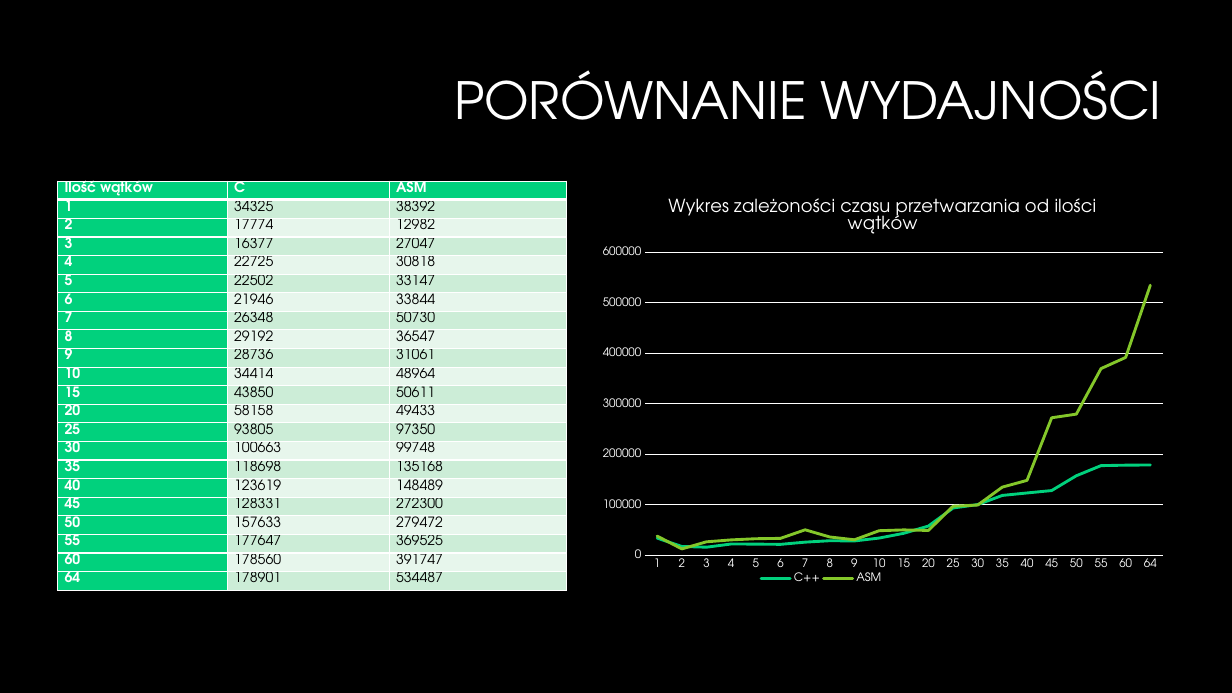
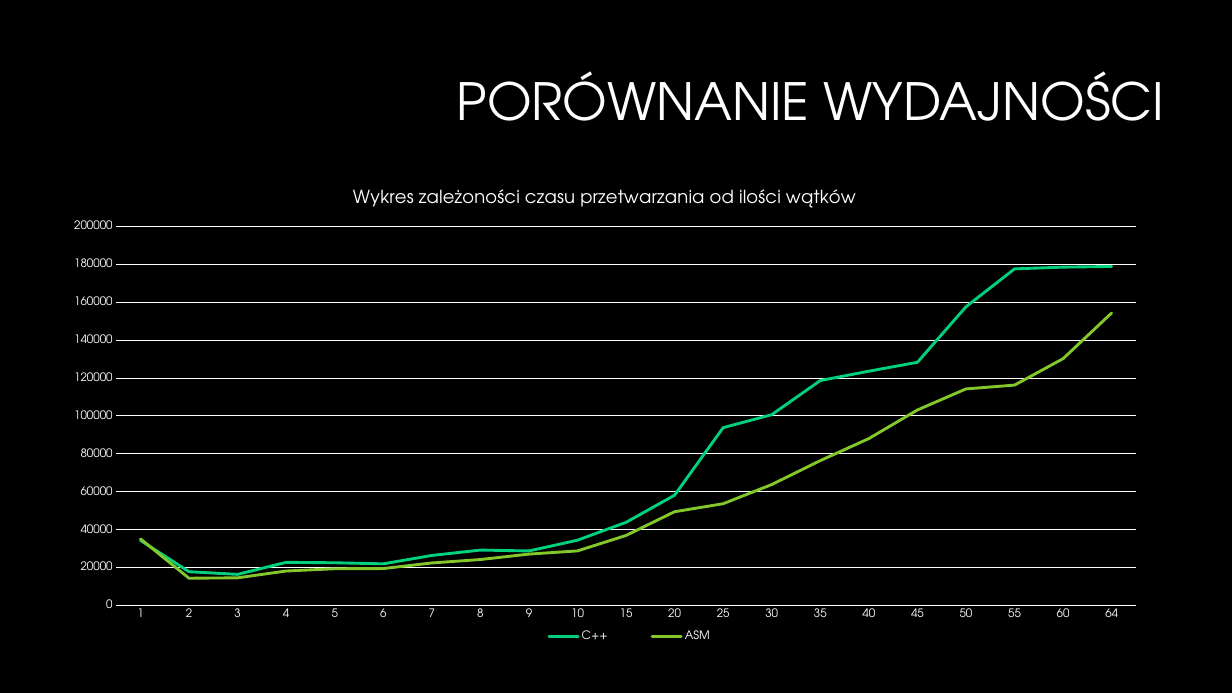
Before and after one commit to paulinaurbas/JAProjekt, a slide deck: slide 7 of Negatyw.pptx (slide 6 before the commit). Drawn at 1232x693 pixels with LibreOffice and Linux fonts; fonts in the diff are those of the drawing; background and template pictures are left out. Boxes give left, top, right and bottom in pixels: in the first picture for what was removed or moved away, otherwise in the second. Text is boxed around its words. In the diff, an @@ line names an element or a change of style, - is before the commit and + after.

```diff
--- a/Negatyw.pptx
+++ b/Negatyw.pptx
@@ line chart at <box>52,170,1158,653</box> @@
-C++: 30000, 20000, 20000, 20000, 20000, 20000, 30000, 30000, 30000, 30000, 40000, 60000, 90000, 100000, 120000, 120000, 130000, 160000, 180000, 180000, 180000
+C++: 34000, 18000, 16000, 23000, 23000, 22000, 26000, 29000, 29000, 34000, 44000, 58000, 94000, 101000, 119000, 124000, 128000, 158000, 178000, 179000, 179000
-ASM: 40000, 10000, 30000, 30000, 30000, 30000, 50000, 40000, 30000, 50000, 50000, 50000, 100000, 100000, 140000, 150000, 270000, 280000, 370000, 390000, 530000
+ASM: 35000, 14000, 15000, 18000, 19000, 19000, 22000, 24000, 27000, 29000, 37000, 49000, 54000, 64000, 76000, 88000, 103000, 114000, 116000, 130000, 154000
@@ line chart: place and size @@
-line chart at <box>592,181,1175,603</box>
+line chart at <box>52,170,1158,653</box>
@@ table removed at <box>57,181,567,591</box>, 22 rows, 3 columns @@
-Ilość wątków | C | ASM
-1 | 34325 | 38392
-2 | 17774 | 12982
-3 | 16377 | 27047
-4 | 22725 | 30818
-5 | 22502 | 33147
-6 | 21946 | 33844
-7 | 26348 | 50730
-8 | 29192 | 36547
-9 | 28736 | 31061
-10 | 34414 | 48964
-15 | 43850 | 50611
-20 | 58158 | 49433
-25 | 93805 | 97350
-30 | 100663 | 99748
-35 | 118698 | 135168
-40 | 123619 | 148489
-45 | 128331 | 272300
-50 | 157633 | 279472
-55 | 177647 | 369525
-60 | 178560 | 391747
-64 | 178901 | 534487
```
Also in this commit, not shown: 1 other slide changed, 2 slides added, 1 other file.
